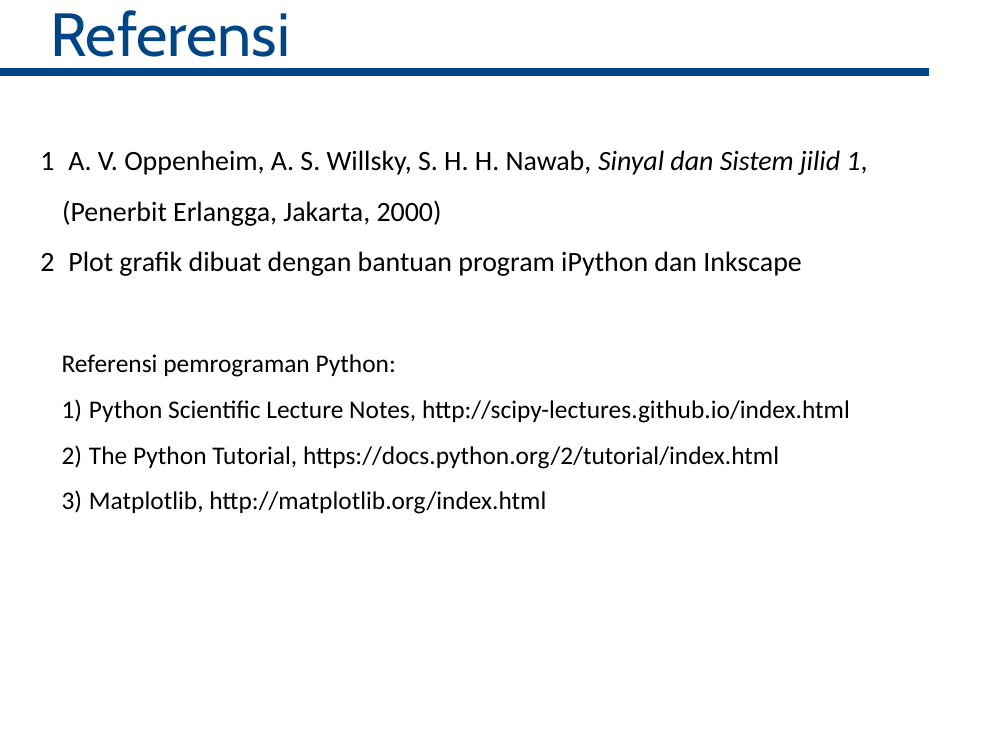
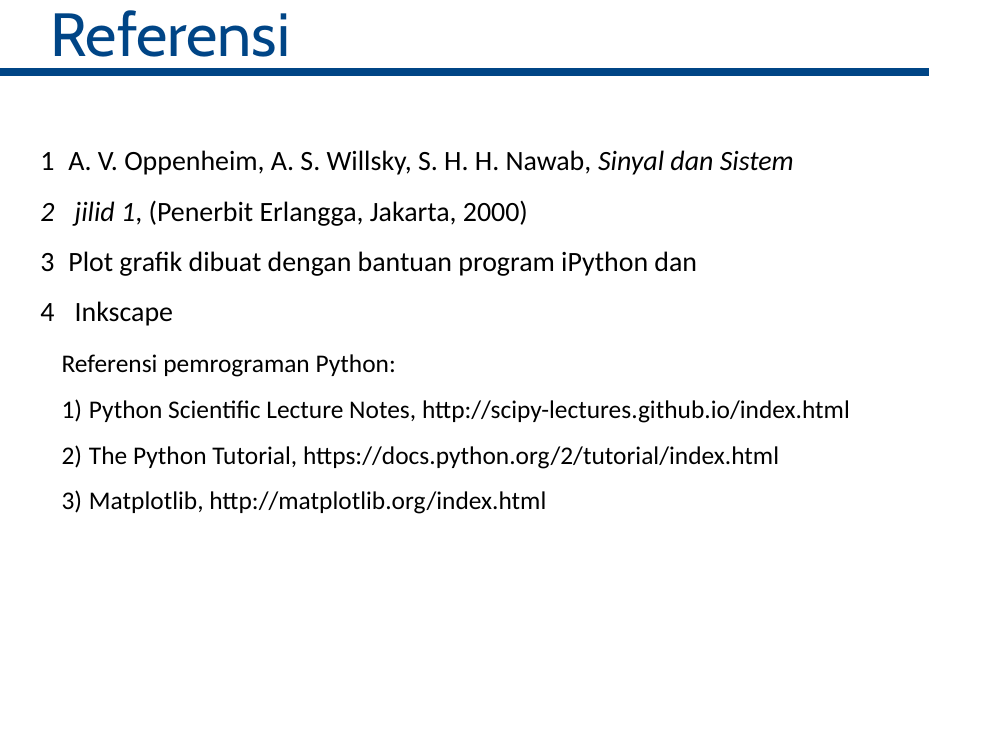
Before and after one commit to bagustris/sinyalsistem, a slide deck: slide 29 of slides/Lect4_SinyalSistem.odp (slide 28 before the commit). Drawn at 1008x756 pixels with LibreOffice and Linux fonts; fonts in the diff are those of the drawing. Boxes give left, top, right and bottom in pixels: in the first picture for what was removed or moved away, otherwise in the second. Text is boxed around its words. In the diff, an @@ line names an element or a change of style, - is before the commit and + after.

```diff
--- a/slides/Lect4_SinyalSistem.odp
+++ b/slides/Lect4_SinyalSistem.odp
@@ text at <box>68,150,794,326</box>: text changed @@
-1 A. V. Oppenheim, A. S. Willsky, S. H. H. Nawab, Sinyal dan Sistem jilid 1, (Penerbit Erlangga, Jakarta, 2000)
-2 Plot grafik dibuat dengan bantuan program iPython dan Inkscape
+1 A. V. Oppenheim, A. S. Willsky, S. H. H. Nawab, Sinyal dan Sistem
+2 jilid 1, (Penerbit Erlangga, Jakarta, 2000)
+3 Plot grafik dibuat dengan bantuan program iPython dan
+4 Inkscape
```
Also in this commit, not shown: 25 other slides changed, 1 slide added.
